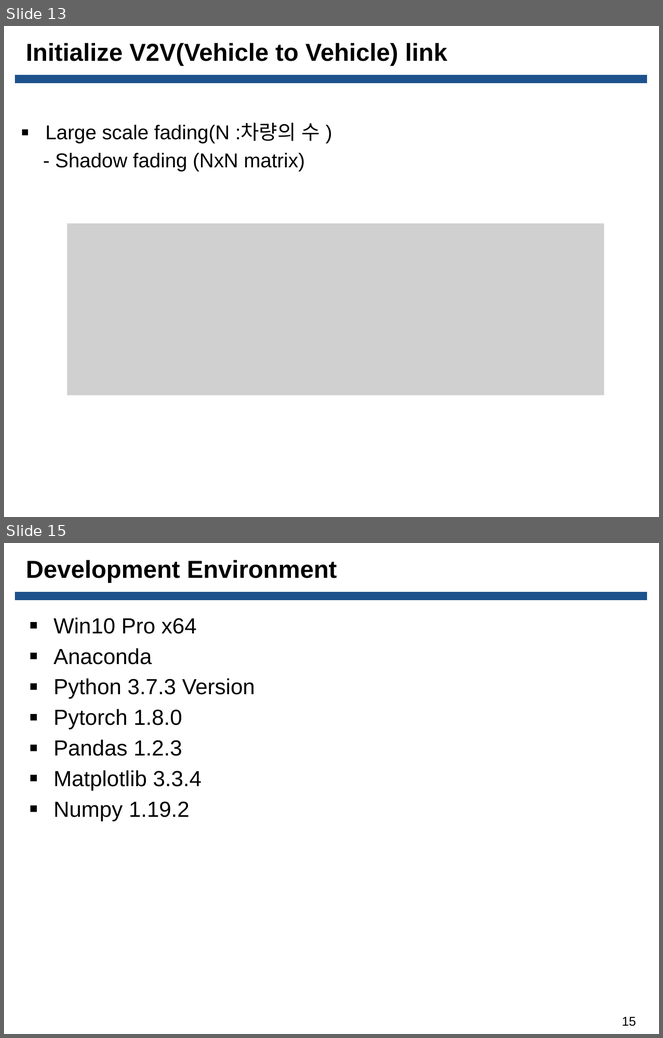
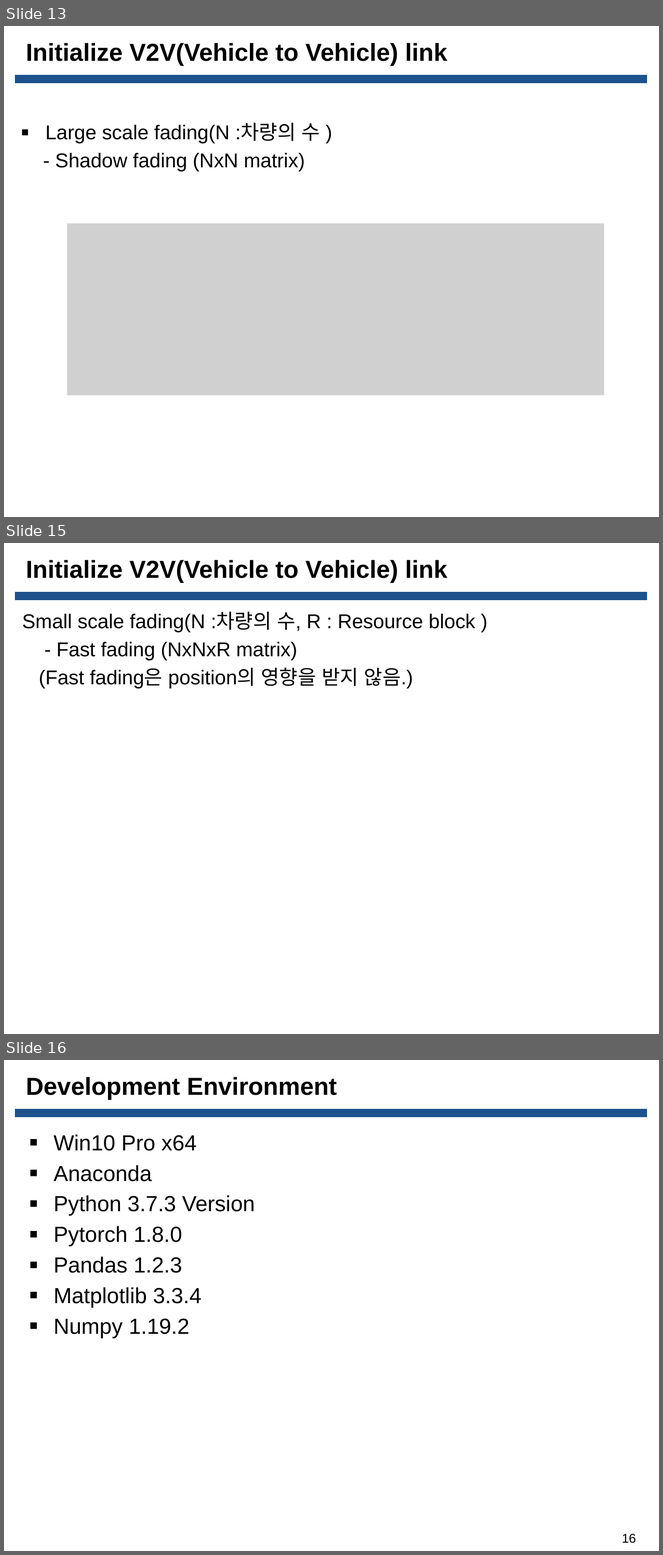
Before and after one commit to Donghee123/MS, a slide deck: V2V DQN Study/C-V2X 3GPP Release 14 채널 시뮬레이션 ppt/20210915_C-V2X 3GPP Release 14 채널 시뮬레이션_한동희_발표자료.pptx. Shown one above the other, each under a label of ours: slides 13 and 15 before the commit, slides 13, 15 and 16 after it; the slides between them are not shown. The pictures are 663x1038 and 663x1555 pixels, drawn with LibreOffice and Linux fonts; fonts in the diff are those of the drawing; grey boxes stand for pictures; background and template pictures are left out. Boxes give left, top, right and bottom in pixels: in the first picture for what was removed or moved away, otherwise in the second. Text is boxed around its words. In the diff, an @@ line names an element or a change of style, - is before the commit and + after.

```diff
--- a/V2V DQN Study/C-V2X 3GPP Release 14 채널 시뮬레이션 ppt/20210915_C-V2X 3GPP Release 14 채널 시뮬레이션_한동희_발표자료.pptx
+++ b/V2V DQN Study/C-V2X 3GPP Release 14 채널 시뮬레이션 ppt/20210915_C-V2X 3GPP Release 14 채널 시뮬레이션_한동희_발표자료.pptx
@@ slide 15 added at <box>4,543,659,1034</box>, background picture (left out); not listed: 1 template element that a slide beside it also shows @@
@@ title added at <box>26,560,448,583</box>, 27 pt, text #000000, bold @@
+Initialize V2V(Vehicle to Vehicle) link
@@ text added at <box>22,612,476,689</box>, 22 pt, text #000000 @@
+Small scale fading(N :차량의 수, R : Resource block )
+- Fast fading (NxNxR matrix)
+(Fast fading은 position의 영향을 받지 않음.)
@@ what was slide 15 is now slide 16 @@
@@ page number at <box>622,1534,636,1544</box>: text changed @@
-15
+16
```
Also in this commit, not shown: 3 slides changed, 2 other files.
